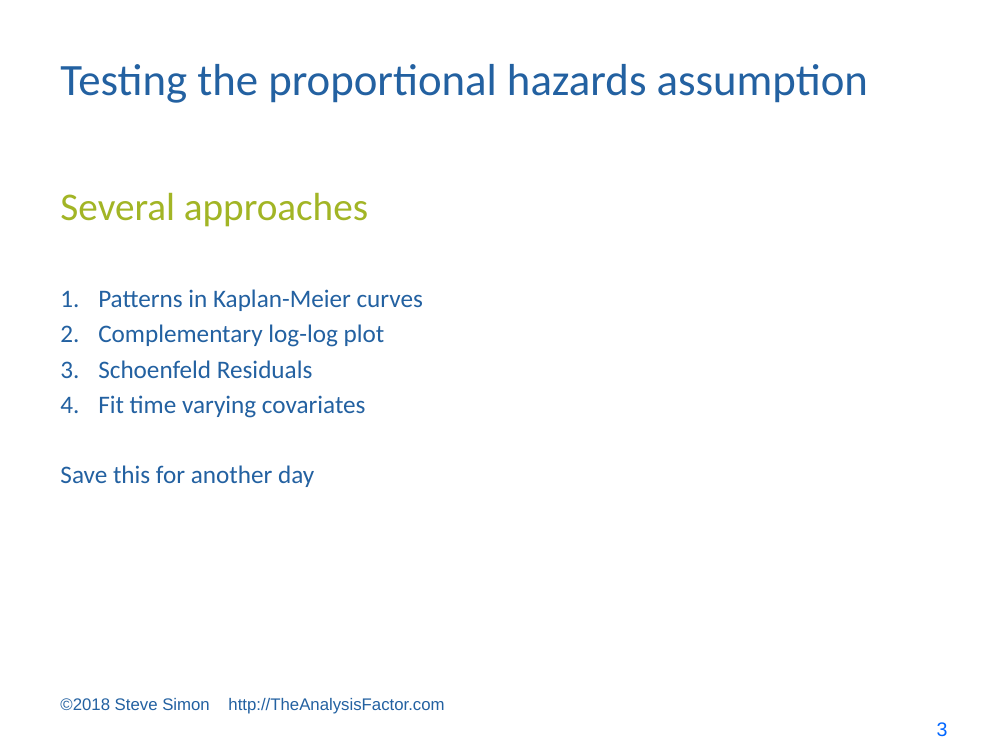
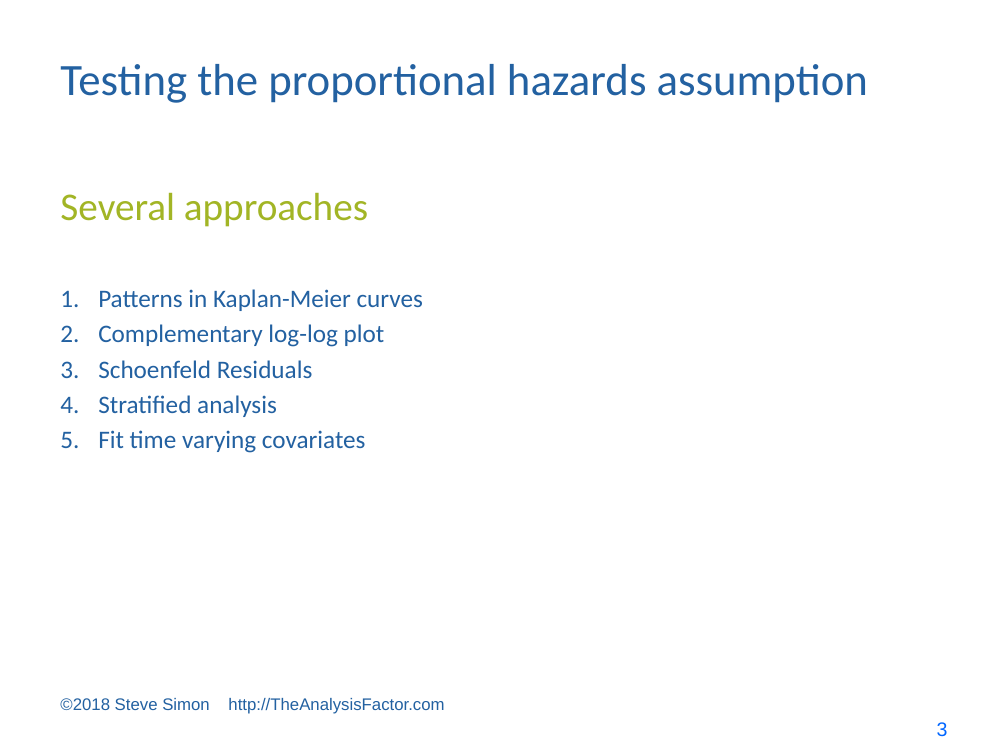
Before and after one commit to pmean/survival-lecture6, a slide deck: slide 3 of doc/survival lecture 6.pptx. Drawn at 1008x756 pixels with LibreOffice and Linux fonts; fonts in the diff are those of the drawing. Boxes give left, top, right and bottom in pixels: in the first picture for what was removed or moved away, otherwise in the second. Text is boxed around its words. In the diff, an @@ line names an element or a change of style, - is before the commit and + after.

```diff
--- a/doc/survival lecture 6.pptx
+++ b/doc/survival lecture 6.pptx
@@ text at bbox=[98, 395, 277, 417]: paragraph added @@
+4. Stratified analysis
@@ text at bbox=[60, 465, 314, 487]: paragraph removed @@
-Save this for another day
```
Also in this commit, not shown: 1 other slide changed, 3 other files.
